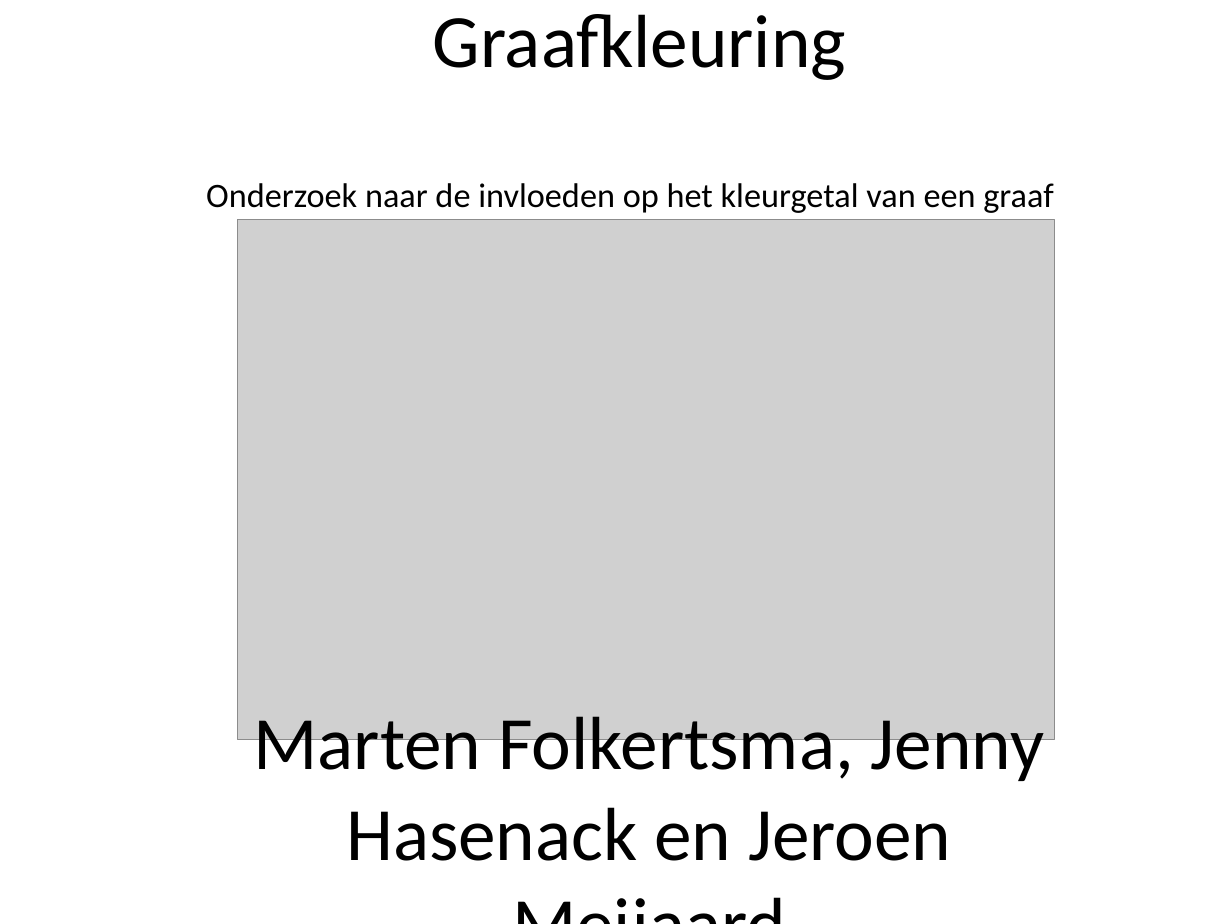
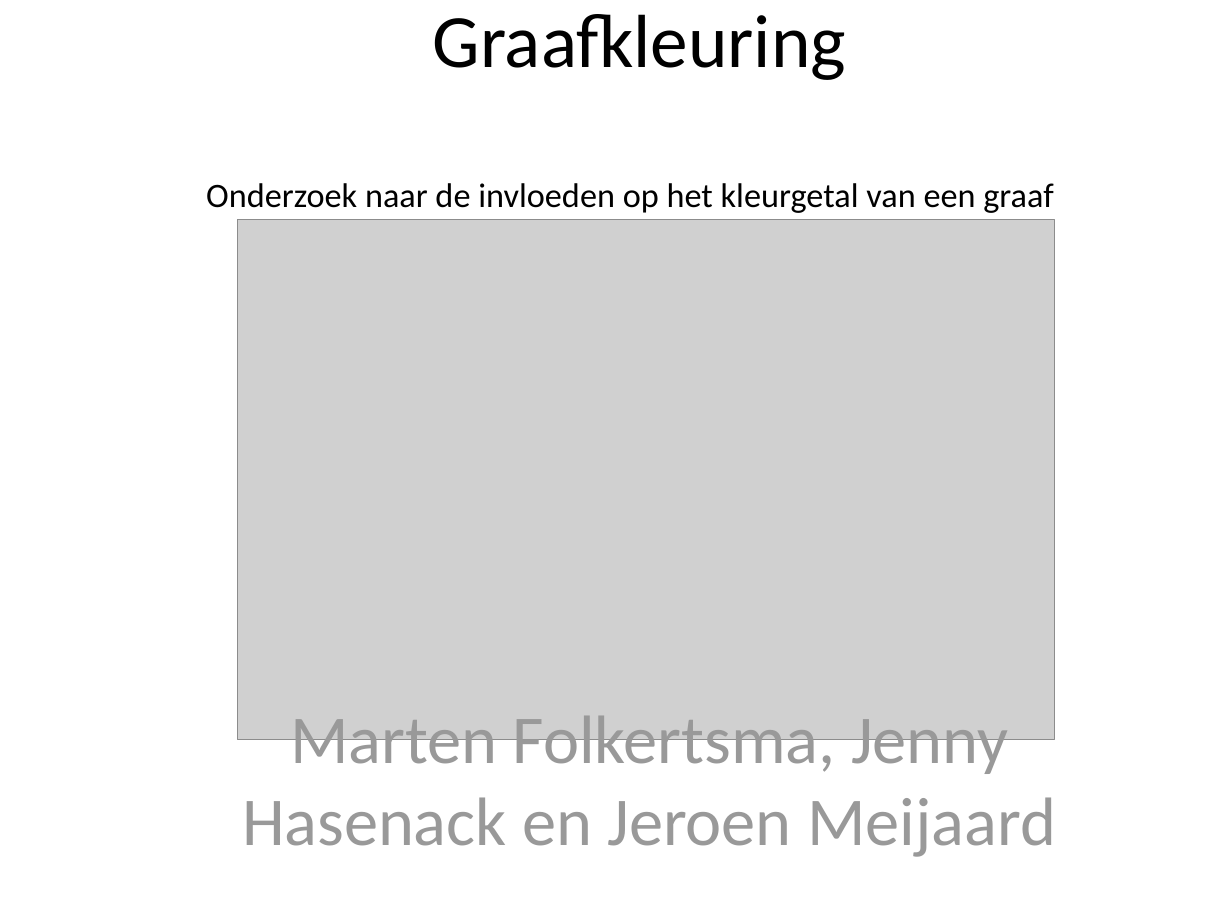
Before and after one commit to marten2/Heuristieken, a slide deck: slide 1 of Graafkleuring1.ppt. Drawn at 1232x924 pixels with LibreOffice and Linux fonts; fonts in the diff are those of the drawing; grey boxes stand for pictures; background and template pictures are left out. Boxes give left, top, right and bottom in pixels: in the first picture for what was removed or moved away, otherwise in the second. Text is boxed around its words. In the diff, an @@ line names an element or a change of style, - is before the commit and + after.

```diff
--- a/Graafkleuring1.ppt
+++ b/Graafkleuring1.ppt
@@ subtitle "Marten Folkertsma, Jenny Hasenack en ..." at (x1=242, y1=716, x2=1056, y2=857): size 44 to 40 pt, text colour #000000 to #999999 @@
```
Also in this commit, not shown: 9 other slides changed.
